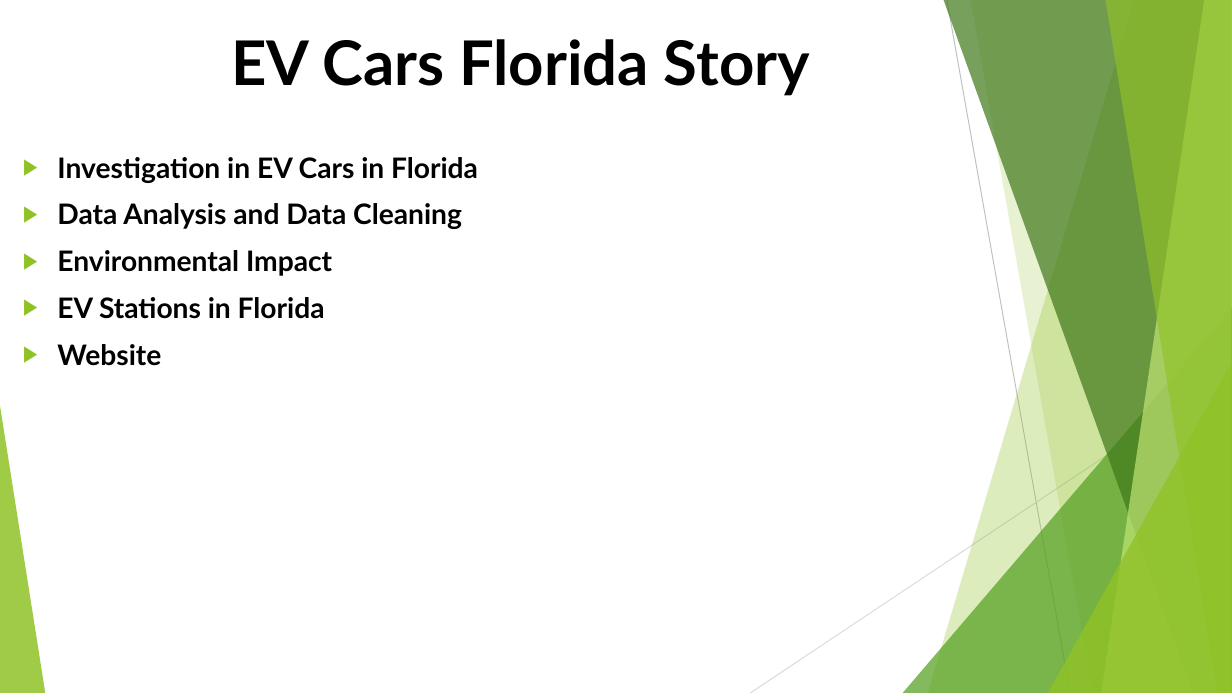
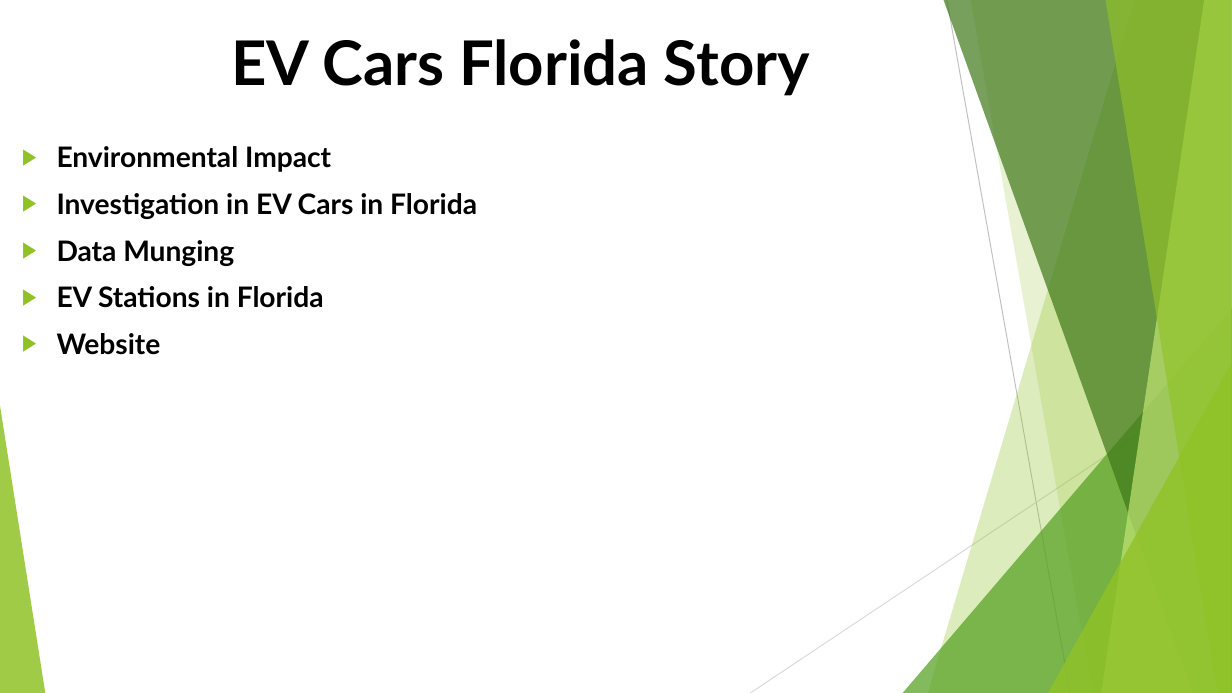
Before and after one commit to Project-JCSA/FL_Electric_Vehicles, a slide deck: slide 2 of Florida_Electric_Vehicles.pptx. Drawn at 1232x693 pixels with LibreOffice and Linux fonts; fonts in the diff are those of the drawing; background and template pictures are left out. Boxes give left, top, right and bottom in pixels: in the first picture for what was removed or moved away, otherwise in the second. Text is boxed around its words. In the diff, an @@ line names an element or a change of style, - is before the commit and + after.

Commit message:
updated slides for presentation

```diff
--- a/Florida_Electric_Vehicles.pptx
+++ b/Florida_Electric_Vehicles.pptx
@@ text "Environmental Impact": place and size @@
-text "Environmental Impact" at box(57, 157, 478, 366)
+text "Environmental Impact" at box(57, 146, 477, 355)
@@ text at box(57, 146, 331, 172): paragraph added @@
+▶ Environmental Impact
@@ text at box(57, 240, 234, 266): text changed @@
-▶ Data Analysis and Data Cleaning
-▶ Environmental Impact
+▶ Data Munging
```
Also in this commit, not shown: 4 slides added, 2 slides removed, 1 other file.
